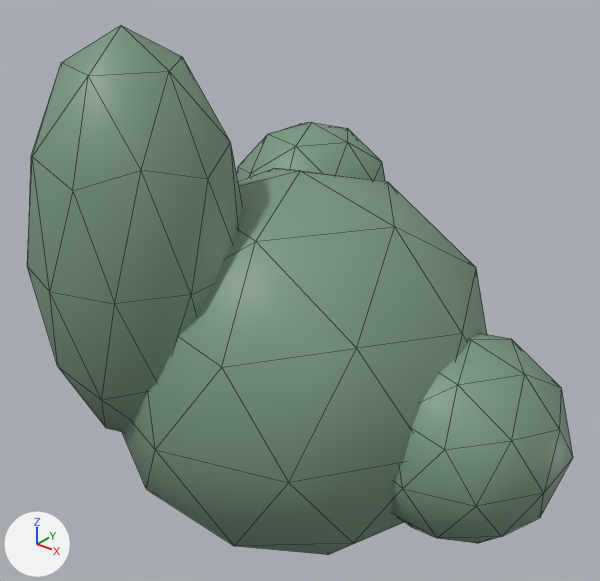
Renders of the Blender file Assets/Art/Models/Environment/Tree4.blend from each side of a commit.
Both versions are drawn from a 50 mm lens placed at (4.63, -5.8, 6.36), pointed at (-0.07, 0.08, 2.72). Arrows for +X, +Y and +Z are at lower left; the lights stay in place. Mesh edges are drawn as thin lines.

The scene before the commit, as lines of its bpy script (objects in view):
```python
me_icosphere = bpy.data.meshes.new('Icosphere')
me_icosphere.from_pydata(...)  # an icosphere of 80 faces spanning x -1.9..1.9, y -2.0..2.0, z 0.0..4.0; an icosphere of 80 faces spanning x -2.28..-0.37, y 0.88..2.88, z 1.86..3.86; an icosphere of 80 faces spanning x -1.79..0.12, y -2.26..-0.26, z 1.36..5.36; an icosphere of 80 faces spanning x 0.87..2.77, y -0.89..1.11, z 0.79..2.79
me_icosphere.polygons.foreach_set('use_smooth', [True] * 320)
me_icosphere.materials.append(mat_material)  # picture img_colorpalette_png
ob_tree = bpy.data.objects.new('Tree', me_icosphere)
ob_tree.location = (0.0, 0.0, 0.0)
```
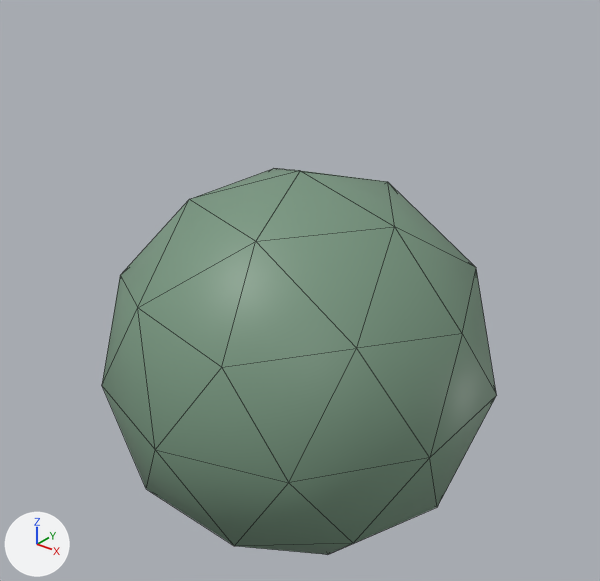
Pixel boxes [x1, y1, x2, y2] of what changed, in the pictures (600 x 581 px):
'Tree', reshaped (28% narrower, 27% shorter)
    before: [27, 26, 573, 555]
    after: [102, 168, 496, 555]
part 1 of me_icosphere, deleted (green)
    before: [237, 122, 385, 181]
part 2 of me_icosphere, deleted (green)
    before: [27, 26, 242, 432]
part 3 of me_icosphere, deleted (green)
    before: [392, 333, 573, 543]

Edits to the bpy script that builds the scene:
```text
Change me_icosphere:
    where me_icosphere.from_pydata(...)  # 168 vertices, 320 faces; spans x -2.28..2.77, y -2.26..2.88, z 0.0..5.36
    used by ob_tree; location = (0.0, 0.0, 0.0)
    me_icosphere part 1: the loose piece of 42 vertices spanning x -2.28..-0.37, y 0.88..2.88, z 1.86..3.86 is deleted
    me_icosphere part 2: the loose piece of 42 vertices spanning x -1.79..0.12, y -2.26..-0.26, z 1.36..5.36 is deleted
    me_icosphere part 3: the loose piece of 42 vertices spanning x 0.87..2.77, y -0.89..1.11, z 0.79..2.79 is deleted
```
